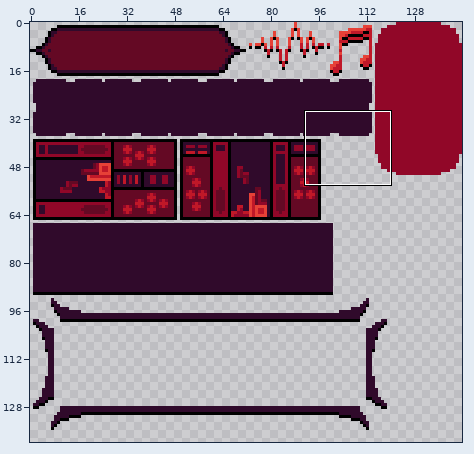
Sprite sheet, stored at Assets/Sprites/UIElements.png. Above, an overview of the earlier version with the close-up marked.
Close-up. The starting point:
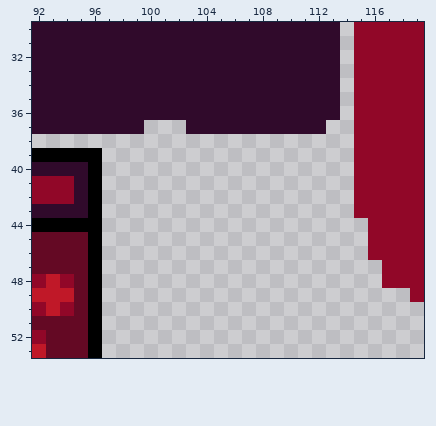
The file is 144x144 pixels. Pixels under 10% opacity are left out. Shown: x 92..119, y 30..53. The wide view leaves out empty margins.
And afterwards:
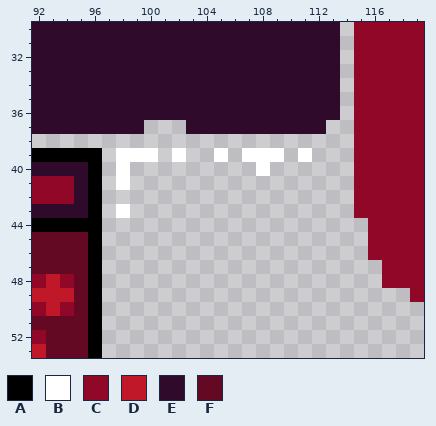
Palette (. is transparent): A #000000  B #ffffff  C #910728  D #c01828  E #300a2b  F #640924
Diff:
y 39: x 98..100 ... -> BBB; x 102 . -> B; x 105 . -> B; x 107..109 ... -> BBB; x 111 . -> B
y 40: x 98 . -> B; x 108 . -> B
y 41: x 98 . -> B
y 43: x 98 . -> B
Pixel boxes of the changes (left, top, right, bottom) in both close-ups:
added: (116, 148, 312, 218)
